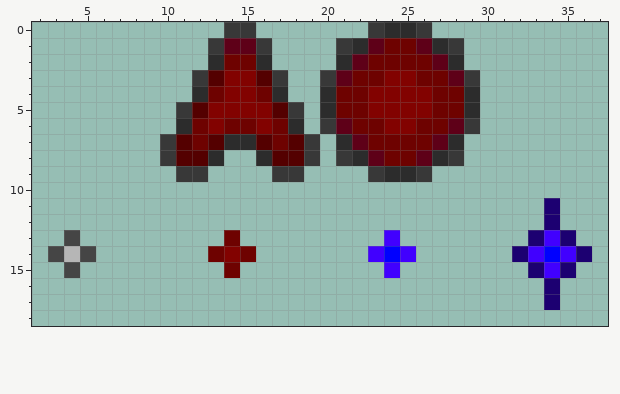
Pixel-art sprite -- img/fx.png. This is how it looked before the edit.
The file is 40x30 pixels. Shown: x 2..37, y 0..18.
After the commit:
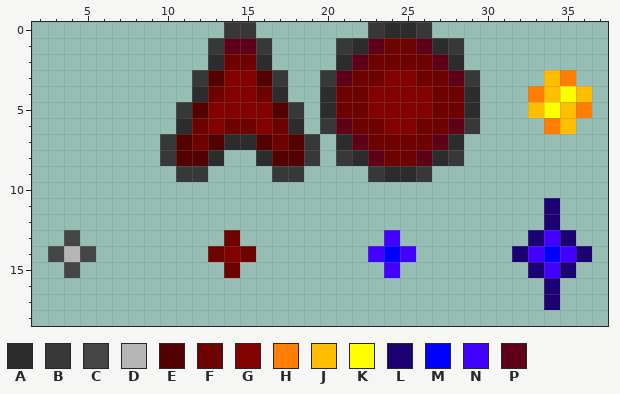
Palette (. is transparent): A #2c2c2c  B #383838  C #454545  D #b6b6b6  E #540000  F #6e0200  G #820200  H #ff7d00  J #ffbe00  K #ffff00  L #1c0071  M #0000ff  N #4100ff  P #5e0018
Change:
Changed rows in their new state; - is an unchanged pixel.
first column x 33:
 3 -JH-
 4 HJKJ
 5 JKJH
 6 -HJ-
Pixel boxes of the changes (left, top, right, bottom) in both pictures:
added: (528, 70, 592, 134)
